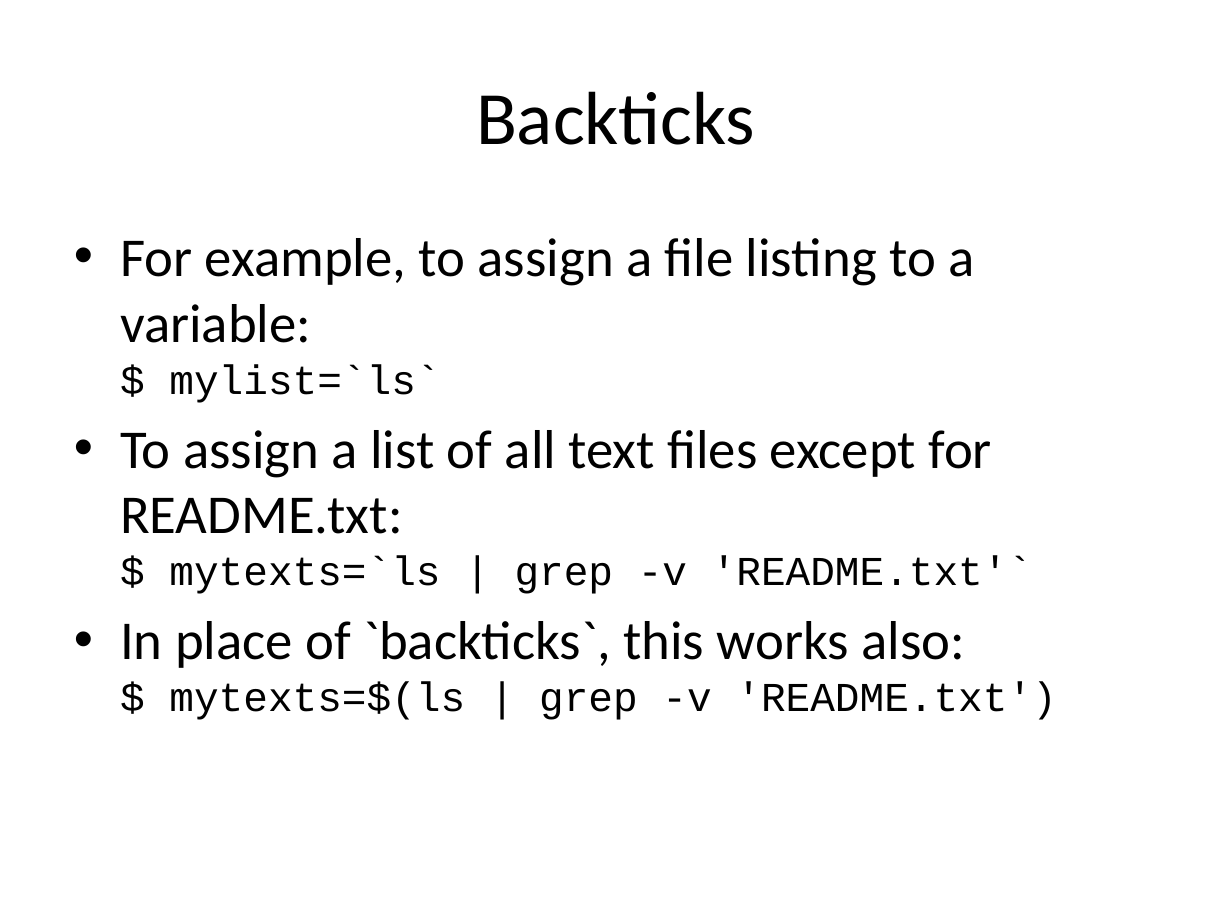
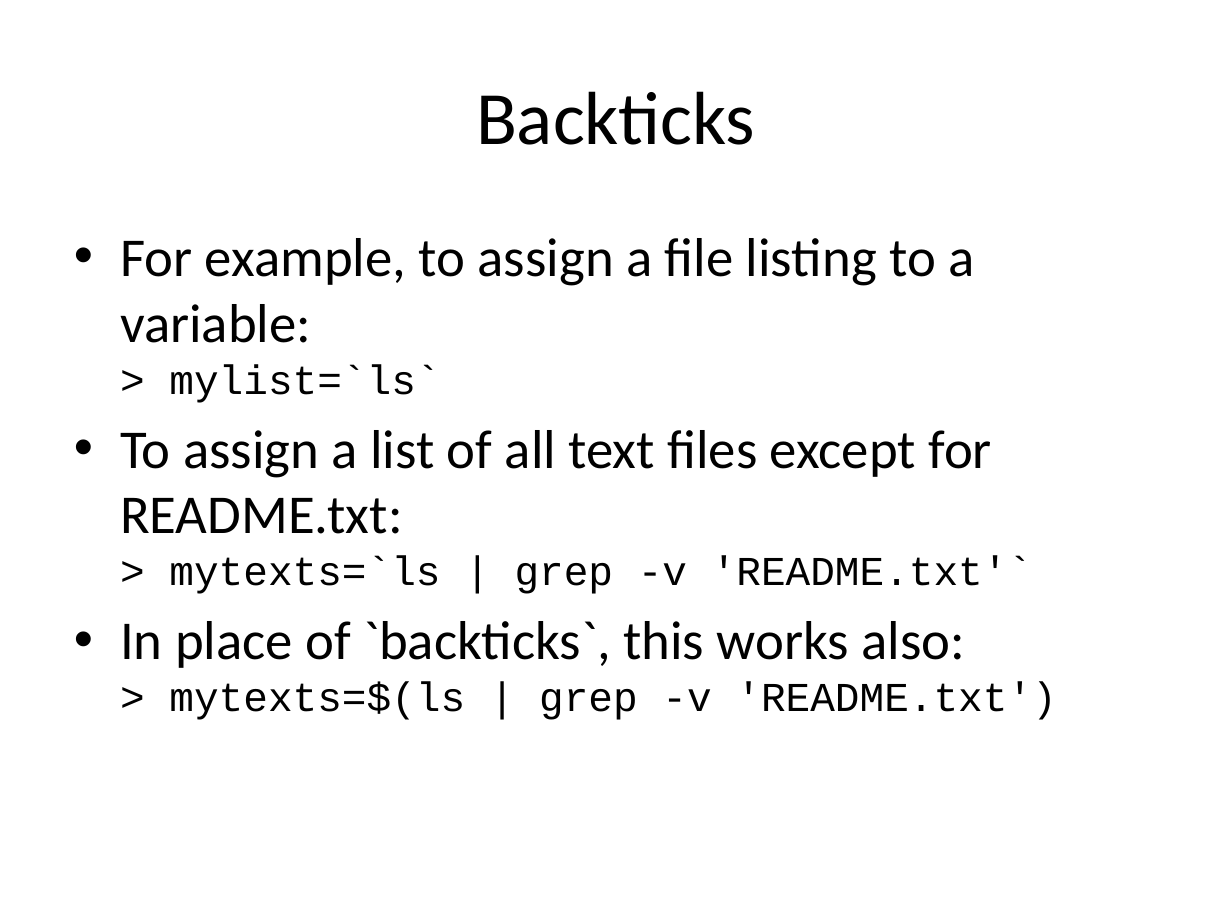
Before and after one commit to naturalis/arangs, a slide deck: slide 11 of doc/slides/day2/session1/CLIScripting.pptx. Drawn at 1232x924 pixels with LibreOffice and Linux fonts; fonts in the diff are those of the drawing. Boxes give left, top, right and bottom in pixels: in the first picture for what was removed or moved away, otherwise in the second. Text is boxed around its words. In the diff, an @@ line names an element or a change of style, - is before the commit and + after.

```diff
--- a/doc/slides/day2/session1/CLIScripting.pptx
+++ b/doc/slides/day2/session1/CLIScripting.pptx
@@ text at [120, 238, 1056, 720]: text changed @@
-• For example, to assign a file listing to a variable:
-  $ mylist=`ls`
-• To assign a list of all text files except for README.txt:
-  $ mytexts=`ls | grep -v 'README.txt'`
-• In place of `backticks`, this works also:
-  $ mytexts=$(ls | grep -v 'README.txt')
+• For example, to assign a file listing to a variable:
+  > mylist=`ls`
+• To assign a list of all text files except for README.txt:
+  > mytexts=`ls | grep -v 'README.txt'`
+• In place of `backticks`, this works also:
+  > mytexts=$(ls | grep -v 'README.txt')
```
Also in this commit, not shown: 7 other slides changed, 4 other files.
